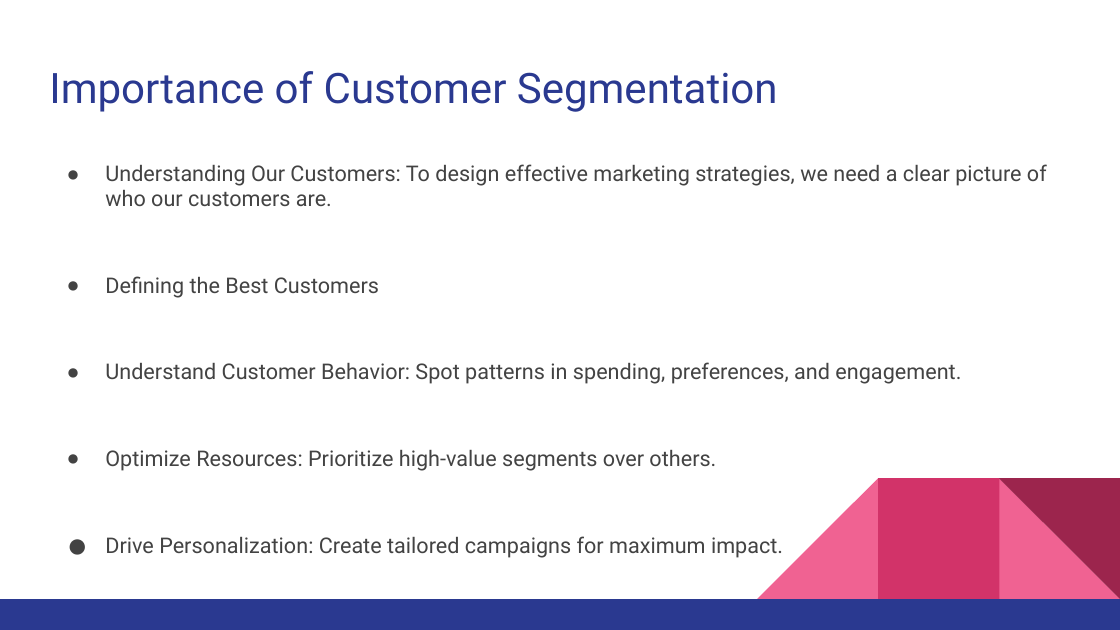
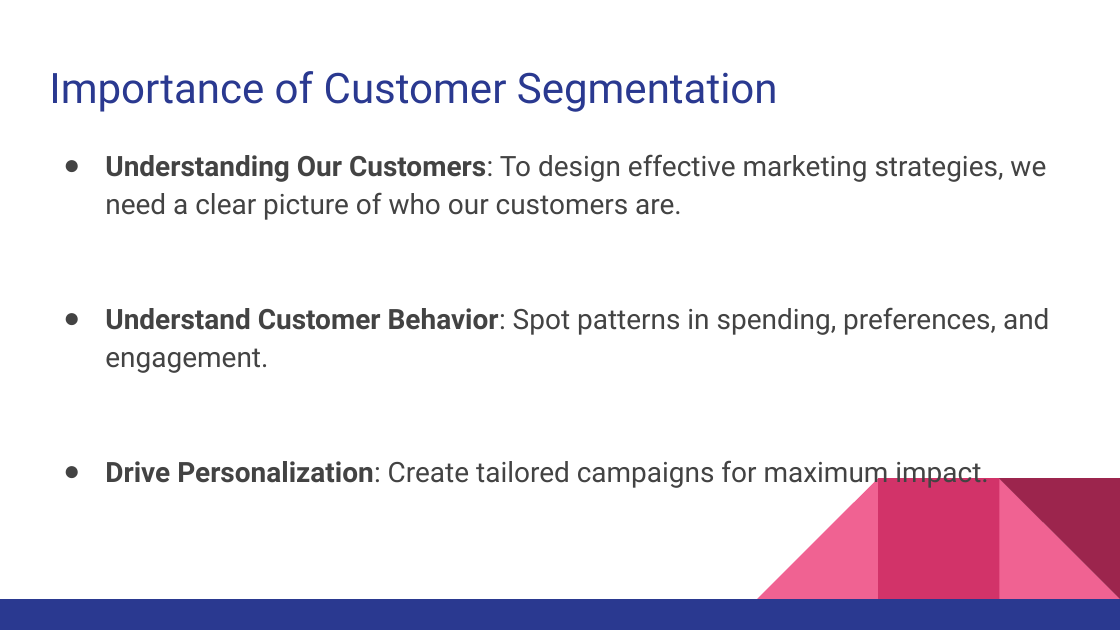
Before and after one commit to mariakopsacheili/Machine-Learning-Second-Project-Clustering, a slide deck: slide 3 of 5 .Presentation/Presentation.pptx. Drawn at 1120x630 pixels with LibreOffice and Linux fonts; fonts in the diff are those of the drawing. Boxes give left, top, right and bottom in pixels: in the first picture for what was removed or moved away, otherwise in the second. Text is boxed around its words. In the diff, an @@ line names an element or a change of style, - is before the commit and + after.

```diff
--- a/5 .Presentation/Presentation.pptx
+++ b/5 .Presentation/Presentation.pptx
@@ text "Understanding Our Customers: To design ...": place and size @@
-text "Understanding Our Customers: To design ..." at <box>105,164,1047,558</box>
+text "Understanding Our Customers: To design ..." at <box>105,154,1049,489</box>
@@ text "Understanding Our Customers: To design ..." at <box>105,154,1049,489</box>: size 13.9 to 18 pt; bold on in "Understanding Our Customers:", "Understand Customer Behavior:", "Drive Personalization:"; indent changed; line spacing 0.95 to 1.15 @@
@@ text at <box>105,276,379,298</box>: paragraph removed @@
-● Defining the Best Customers
@@ text at <box>105,450,716,471</box>: paragraph removed @@
-● Optimize Resources: Prioritize high-value segments over others.
```
Also in this commit, not shown: 8 other slides changed, 1 slide added, 3 other files.
